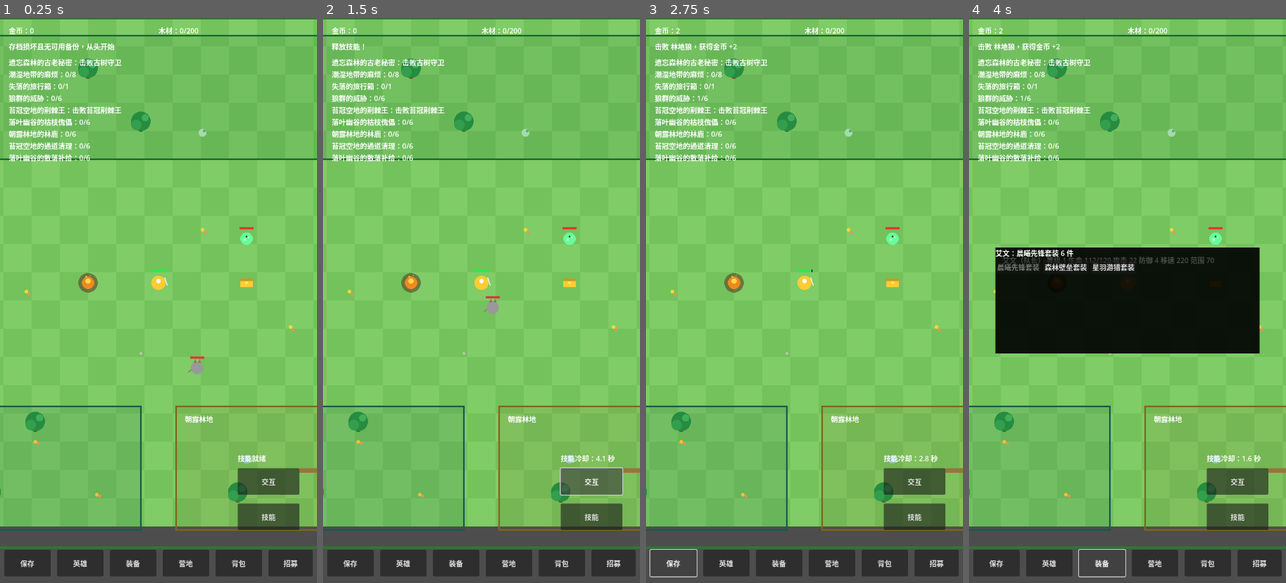
Above: before the commit, frames 1-4 (left to right).
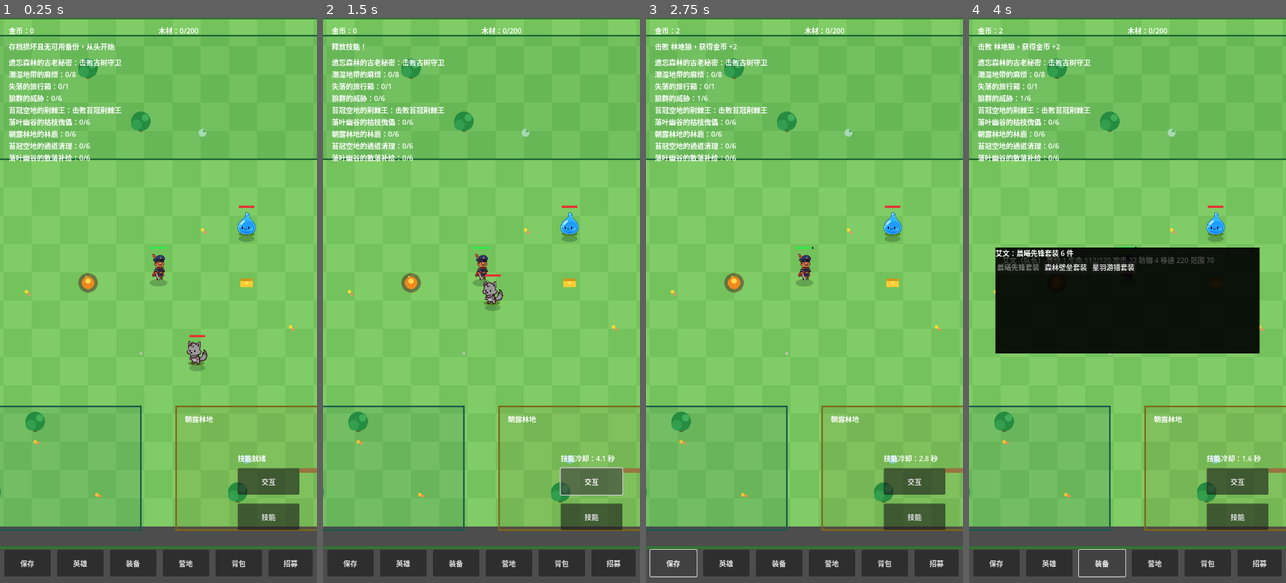
Above: after the commit, the same moments.

Repository: oneyi53/game
Game: Godot game, scene res://scenes/main.tscn
The game is run twice, just before and just after one commit, with the same random seed, the same clock (stepped at 60 frames per second) and the same inputs.
Inputs:
- Up to frame 1 (0.25 s): no input
- Up to frame 2 (1.5 s): click "技能" at 0.5 s; click "交互" at 1.25 s
- Up to frame 3 (2.75 s): click "保存" at 2 s
- Up to frame 4 (4 s): click "英雄" at 2.75 s; click "装备" at 3.5 s

The runs differ from the first frame. In frame 1, 0.8% of the frame differs, in the area x 47-81%, y 33-63%; in frame 2, 0.8%; in frame 3, 0.5%; in frame 4, 0.3%.

Commit message:
feat: render original hero, monster and boss sprites (#11)
* feat: render original character and monster sprites

* feat: render original character and monster sprites

* feat: render original character and monster sprites

* ci: run Godot smoke validation for sprite art pass

Diff:
--- a/scripts/character/hero.gd
+++ b/scripts/character/hero.gd
@@ -242,41 +242,28 @@
                 enemy.take_damage(attack * 2)
     return true
 
+const HERO_TEXTURES := {
+    "captain": preload("res://assets/art-v1/sprites/heroes/captain.png"),
+    "archer": preload("res://assets/art-v1/sprites/heroes/archer.png"),
+    "guardian": preload("res://assets/art-v1/sprites/heroes/guardian.png"),
+    "mage": preload("res://assets/art-v1/sprites/heroes/mage.png"),
+    "healer": preload("res://assets/art-v1/sprites/heroes/healer.png"),
+    "assassin": preload("res://assets/art-v1/sprites/heroes/assassin.png")
+}
+
 func _draw() -> void:
     if dead:
         return
-    # Visual only: body circle radius, hp bar and all gameplay values
-    # are unchanged. Per-hero details are small _draw() marks inside
-    # or beside the same 16 px body, following the Q-style bright
-    # palette (grass green / sky blue / warm yellow / coral orange).
-    draw_circle(Vector2.ZERO, 16.0, hero_color)
-    draw_circle(Vector2(0.0, -4.0), 5.0, Color.WHITE)
-    match hero_id:
-        "captain":
-            # Captain belt: warm-yellow band + sword line at the side.
-            draw_rect(Rect2(-13.0, 2.0, 26.0, 4.0), Color(1.0, 0.8, 0.2))
-            draw_line(Vector2(14.0, -12.0), Vector2(20.0, 6.0), Color(0.95, 0.95, 0.95), 2.0)
-        "archer":
-            # Bow arc + arrow, sky-blue trim.
-            draw_arc(Vector2(12.0, 0.0), 10.0, -1.2, 1.2, 12, Color(0.2, 0.8, 1.0), 2.0)
-            draw_line(Vector2(12.0, 0.0), Vector2(22.0, 0.0), Color(0.9, 0.9, 0.9), 1.5)
-        "guardian":
-            # Thick shield in front of the body.
-            draw_rect(Rect2(8.0, -12.0, 8.0, 24.0), Color(0.4, 0.7, 0.4))
-            draw_circle(Vector2(12.0, 0.0), 3.0, Color(1.0, 0.8, 0.2))
-        "mage":
-            # Staff line + star sparkle, soft blue-green glow dot.
-            draw_line(Vector2(-16.0, -10.0), Vector2(-16.0, 12.0), Color(0.55, 0.4, 0.8), 2.0)
-            draw_circle(Vector2(-16.0, -13.0), 3.5, Color(0.6, 0.95, 0.85))
-        "healer":
-            # Water-drop glow + leaf ornaments at the shoulders.
-            draw_circle(Vector2(0.0, -18.0), 4.0, Color(0.65, 0.95, 0.9))
-            draw_circle(Vector2(-13.0, -8.0), 2.5, Color(0.35, 0.8, 0.45))
-            draw_circle(Vector2(13.0, -8.0), 2.5, Color(0.35, 0.8, 0.45))
-        "assassin":
-            # Forward-lean marker: coral-orange dash + belt dot.
-            draw_line(Vector2(10.0, -2.0), Vector2(20.0, -2.0), Color(1.0, 0.45, 0.25), 2.5)
-            draw_circle(Vector2(0.0, 6.0), 2.5, Color(1.0, 0.45, 0.25))
-    draw_rect(Rect2(-18.0, -30.0, 36.0, 6.0), Color.BLACK)
-    var fill: float = 36.0 * float(hp) / float(max_hp) if max_hp > 0 else 0.0
-    draw_rect(Rect2(-18.0, -30.0, fill, 6.0), Color(0.2, 0.9, 0.3))
+    # Original art sprites replace the temporary geometric party tokens.
+    # Combat stats, collision, movement and logical world coordinates stay unchanged.
+    draw_set_transform(Vector2(0.0, 0.0), 0.0, Vector2(1.0, 0.42))
+    draw_circle(Vector2.ZERO, 20.0, Color(0.04, 0.12, 0.05, 0.24))
+    draw_set_transform(Vector2.ZERO)
+    var texture: Texture2D = HERO_TEXTURES.get(hero_id)
+    if texture != null:
+        draw_texture_rect(texture, Rect2(-34.0, -72.0, 68.0, 72.0), false)
+    else:
+        draw_circle(Vector2.ZERO, 16.0, hero_color)
+    draw_rect(Rect2(-20.0, -82.0, 40.0, 5.0), Color(0.04, 0.06, 0.04, 0.9))
+    var fill: float = 40.0 * float(hp) / float(max_hp) if max_hp > 0 else 0.0
+    draw_rect(Rect2(-20.0, -82.0, fill, 5.0), Color(0.2, 0.9, 0.3))
--- a/scripts/enemy/boss.gd
+++ b/scripts/enemy/boss.gd
@@ -161,29 +161,25 @@
         died.emit(self)
         queue_free()
 
+const BOSS_TEXTURES := {
+    "boss_tree": preload("res://assets/art-v1/sprites/bosses/boss_tree.png"),
+    "boss_thorn": preload("res://assets/art-v1/sprites/bosses/boss_thorn.png")
+}
+
 func _draw() -> void:
     if dead:
         return
     if telegraph_active:
         draw_circle(Vector2.ZERO, 95.0, Color(1.0, 0.0, 0.0, 0.25))
-    # Visual only: body radius, telegraph radius, hp bar and all
-    # stats are unchanged. Phase 2 only brightens the leaf crown.
-    draw_circle(Vector2.ZERO, 28.0, boss_color)
-    var leaf: Color = Color(0.6, 0.95, 0.4) if phase >= 2 else Color(0.6, 0.9, 0.4)
-    draw_circle(Vector2(0.0, -8.0), 8.0, leaf)
-    if enemy_id == "boss_tree":
-        # Leaf crown: broad canopy circles + branch arms.
-        draw_circle(Vector2(-16.0, -18.0), 10.0, leaf)
-        draw_circle(Vector2(16.0, -18.0), 10.0, leaf)
-        draw_circle(Vector2(0.0, -26.0), 11.0, leaf)
-        draw_line(Vector2(-24.0, 2.0), Vector2(-34.0, -6.0), Color(0.4, 0.3, 0.15), 3.0)
-        draw_line(Vector2(24.0, 2.0), Vector2(34.0, -6.0), Color(0.4, 0.3, 0.15), 3.0)
-    elif enemy_id == "boss_thorn":
-        # Thorn king: moss-green + stone-brown patches, thorn spikes.
-        draw_circle(Vector2(-10.0, -12.0), 5.0, Color(0.5, 0.65, 0.4))
-        draw_circle(Vector2(12.0, 8.0), 5.0, Color(0.55, 0.45, 0.3))
-        draw_line(Vector2(-22.0, -10.0), Vector2(-30.0, -16.0), Color(0.2, 0.55, 0.3), 2.0)
-        draw_line(Vector2(22.0, -10.0), Vector2(30.0, -16.0), Color(0.2, 0.55, 0.3), 2.0)
-    draw_rect(Rect2(-30.0, -44.0, 60.0, 7.0), Color.BLACK)
-    var fill: float = 60.0 * float(hp) / float(max_hp) if max_hp > 0 else 0.0
-    draw_rect(Rect2(-30.0, -44.0, fill, 7.0), Color(0.9, 0.2, 0.2))
+    draw_set_transform(Vector2.ZERO, 0.0, Vector2(1.0, 0.42))
+    draw_circle(Vector2.ZERO, 34.0, Color(0.04, 0.12, 0.05, 0.3))
+    draw_set_transform(Vector2.ZERO)
+    var texture: Texture2D = BOSS_TEXTURES.get(enemy_id)
+    if texture != null:
+        draw_texture_rect(texture, Rect2(-66.0, -132.0, 132.0, 132.0), false)
+    else:
+        draw_circle(Vector2.ZERO, 28.0, boss_color)
+    draw_rect(Rect2(-34.0, -143.0, 68.0, 7.0), Color.BLACK)
+    var fill: float = 68.0 * float(hp) / float(max_hp) if max_hp > 0 else 0.0
+    var phase_color: Color = Color(1.0, 0.62, 0.18) if phase >= 2 else Color(0.9, 0.2, 0.2)
+    draw_rect(Rect2(-34.0, -143.0, fill, 7.0), phase_color)
--- a/scripts/enemy/enemy.gd
+++ b/scripts/enemy/enemy.gd
@@ -89,68 +89,30 @@
         died.emit(self)
         queue_free()
 
+const ENEMY_TEXTURES := {
+    "slime": preload("res://assets/art-v1/sprites/monsters/slime.png"),
+    "wolf": preload("res://assets/art-v1/sprites/monsters/wolf.png"),
+    "thorn_vine": preload("res://assets/art-v1/sprites/monsters/thorn_vine.png"),
+    "forest_wasp": preload("res://assets/art-v1/sprites/monsters/forest_wasp.png"),
+    "valley_firefly": preload("res://assets/art-v1/sprites/monsters/valley_firefly.png"),
+    "withered_puppet": preload("res://assets/art-v1/sprites/monsters/withered_puppet.png"),
+    "stream_spirit": preload("res://assets/art-v1/sprites/monsters/stream_spirit.png"),
+    "valley_mushroom": preload("res://assets/art-v1/sprites/monsters/valley_mushroom.png"),
+    "dawn_deer": preload("res://assets/art-v1/sprites/monsters/dawn_deer.png"),
+    "hill_rock": preload("res://assets/art-v1/sprites/monsters/hill_rock.png")
+}
+
 func _draw() -> void:
     if dead:
         return
-    # Visual only: body circle radius, hp bar and all stats are
-    # unchanged. Details are small marks inside the same 14 px body.
-    # A-H art placeholders are mapped by theme here, not by letter:
-    # hill_rock = the stone-slope food-storer (art G),
-    # dawn_deer = the light-dappled forest-edge runner (art H);
-    # the other six use their real names and colours.
-    draw_circle(Vector2.ZERO, 14.0, enemy_color)
-    match enemy_id:
-        "slime":
-            # Translucent bubbles inside the soft body.
-            draw_circle(Vector2(-4.0, 2.0), 3.0, Color(1.0, 1.0, 1.0, 0.55))
-            draw_circle(Vector2(5.0, -3.0), 2.0, Color(1.0, 1.0, 1.0, 0.55))
-            draw_circle(Vector2(0.0, -5.0), 2.0, Color(0.1, 0.2, 0.1))
-        "wolf":
-            # Upright ears + tail line; alert, not menacing.
-            draw_colored_polygon(PackedVector2Array([Vector2(-8.0, -12.0), Vector2(-4.0, -20.0), Vector2(-1.0, -12.0)]), Color(0.55, 0.45, 0.35))
-            draw_colored_polygon(PackedVector2Array([Vector2(2.0, -12.0), Vector2(6.0, -20.0), Vector2(9.0, -12.0)]), Color(0.55, 0.45, 0.35))
-            draw_line(Vector2(-13.0, 4.0), Vector2(-20.0, 10.0), Color(0.55, 0.45, 0.35), 2.0)
-        "thorn_vine":
-            # Thorn spikes + moss dots.
-            draw_line(Vector2(-12.0, -6.0), Vector2(-18.0, -10.0), Color(0.2, 0.6, 0.3), 1.5)
-            draw_line(Vector2(12.0, -6.0), Vector2(18.0, -10.0), Color(0.2, 0.6, 0.3), 1.5)
-            draw_circle(Vector2(0.0, 6.0), 2.5, Color(0.5, 0.85, 0.4))
-        "forest_wasp":
-            # Translucent wings + stripe.
-            draw_circle(Vector2(-6.0, -8.0), 5.0, Color(1.0, 1.0, 1.0, 0.5))
-            draw_circle(Vector2(6.0, -8.0), 5.0, Color(1.0, 1.0, 1.0, 0.5))
-            draw_rect(Rect2(-10.0, 2.0, 20.0, 3.0), Color(0.2, 0.2, 0.1))
-        "valley_firefly":
-            # Glow dots + antennae, bright yellow-green.
-            draw_circle(Vector2(-8.0, -6.0), 2.5, Color(1.0, 0.95, 0.4))
-            draw_circle(Vector2(8.0, -6.0), 2.5, Color(1.0, 0.95, 0.4))
-            draw_line(Vector2(-3.0, -12.0), Vector2(-6.0, -18.0), Color(0.7, 0.9, 0.4), 1.5)
-            draw_line(Vector2(3.0, -12.0), Vector2(6.0, -18.0), Color(0.7, 0.9, 0.4), 1.5)
-        "withered_puppet":
-            # Dry-leaf / wood patches.
-            draw_circle(Vector2(-5.0, -4.0), 3.0, Color(0.6, 0.5, 0.3))
-            draw_circle(Vector2(6.0, 4.0), 2.5, Color(0.45, 0.6, 0.3))
-            draw_line(Vector2(-10.0, 8.0), Vector2(10.0, 8.0), Color(0.45, 0.35, 0.2), 1.5)
-        "stream_spirit":
-            # Water ripple + droplet.
-            draw_circle(Vector2(0.0, -14.0), 3.0, Color(0.85, 0.95, 1.0, 0.85))
-            draw_arc(Vector2(0.0, 6.0), 8.0, 0.2, 2.9, 10, Color(0.85, 0.95, 1.0, 0.7), 1.5)
-        "valley_mushroom":
-            # Cap spots on a rounded body.
-            draw_circle(Vector2(-5.0, -6.0), 2.5, Color(1.0, 0.85, 0.85))
-            draw_circle(Vector2(5.0, -6.0), 2.5, Color(1.0, 0.85, 0.85))
-            draw_circle(Vector2(0.0, 0.0), 2.0, Color(1.0, 0.85, 0.85))
-        "dawn_deer":
-            # Antler lines + dappled leaf-shadow dots (art H).
-            draw_line(Vector2(-5.0, -12.0), Vector2(-9.0, -20.0), Color(0.65, 0.55, 0.4), 1.5)
-            draw_line(Vector2(5.0, -12.0), Vector2(9.0, -20.0), Color(0.65, 0.55, 0.4), 1.5)
-            draw_circle(Vector2(-11.0, 6.0), 2.0, Color(0.6, 0.85, 0.5, 0.7))
-            draw_circle(Vector2(11.0, 6.0), 2.0, Color(0.6, 0.85, 0.5, 0.7))
-        "hill_rock":
-            # Stone patches + warm-yellow food pouch (art G).
-            draw_circle(Vector2(-5.0, -3.0), 3.0, Color(0.55, 0.55, 0.55))
-            draw_circle(Vector2(6.0, 5.0), 2.5, Color(0.55, 0.55, 0.55))
-            draw_circle(Vector2(0.0, 9.0), 3.0, Color(1.0, 0.8, 0.2))
-    draw_rect(Rect2(-16.0, -26.0, 32.0, 5.0), Color.BLACK)
-    var fill: float = 32.0 * float(hp) / float(max_hp) if max_hp > 0 else 0.0
-    draw_rect(Rect2(-16.0, -26.0, fill, 5.0), Color(0.9, 0.2, 0.2))
+    draw_set_transform(Vector2.ZERO, 0.0, Vector2(1.0, 0.42))
+    draw_circle(Vector2.ZERO, 18.0, Color(0.04, 0.12, 0.05, 0.24))
+    draw_set_transform(Vector2.ZERO)
+    var texture: Texture2D = ENEMY_TEXTURES.get(enemy_id)
+    if texture != null:
+        draw_texture_rect(texture, Rect2(-32.0, -66.0, 64.0, 66.0), false)
+    else:
+        draw_circle(Vector2.ZERO, 14.0, enemy_color)
+    draw_rect(Rect2(-18.0, -75.0, 36.0, 5.0), Color(0.04, 0.06, 0.04, 0.9))
+    var fill: float = 36.0 * float(hp) / float(max_hp) if max_hp > 0 else 0.0
+    draw_rect(Rect2(-18.0, -75.0, fill, 5.0), Color(0.9, 0.2, 0.2))
